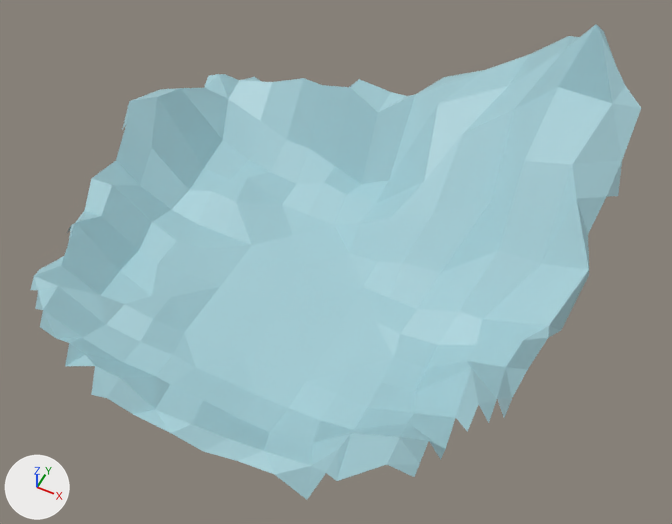
The glTF model assets/glb/mountain-range.glb: old version first, new version second.
Camera for both pictures: a camera (50 mm lens) standing at (104.0, -174.9, 246.8) and looking at (13.6, 6.0, 20.8). The axes (+X, +Y, +Z) are drawn at lower left. The lights are the same throughout. Where no turn or scale is listed for an object, it has been applied to the vertices. Vertices at the same position are counted once.

In view in the first picture: 'terrain'.
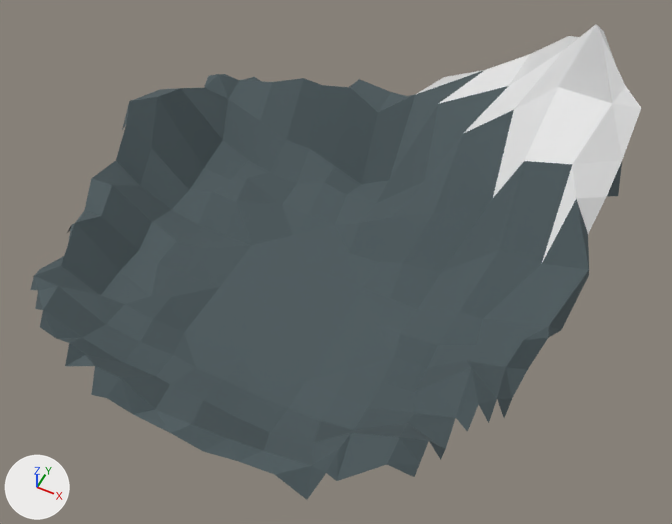
Edits to the bpy script that builds the scene:
```text
Change mat_base:
    mat_base.base_color: (0.369, 0.606, 0.662) -> (0.074, 0.102, 0.111)  # cyan #a4ccd5 -> dark cyan #4d5a5e
Add mat_snow:
    mat_snow = principled_material('snow')
    mat_snow.base_color = (0.8, 0.8, 0.8)  # white #e7e7e7
    mat_snow.roughness = 0.241
Change me_plane_009:
    where me_plane_009.from_pydata(...)  # 232 vertices, 379 faces; spans x -89.0..89.0, y -70.0..110.0, z 0.0..75.0
    used by ob_terrain; location = (0.0, 0.0, 0.0)
    me_plane_009 part 1: 34 faces spanning x 7.0..86.0, y 32.0..110.0, z 24.0..75.0 switch from mat_base (cyan #a4ccd4) to mat_snow (white #e7e7e7)
```

Pixel boxes (x1, y1, x2, y2) of what changed, in the pictures (672 x 524 px):
'terrain', recoloured, surface changed (cyan to white): (31, 24, 641, 500) in both
part 1 of me_plane_009, recoloured (cyan to white): (417, 24, 641, 262) in both
